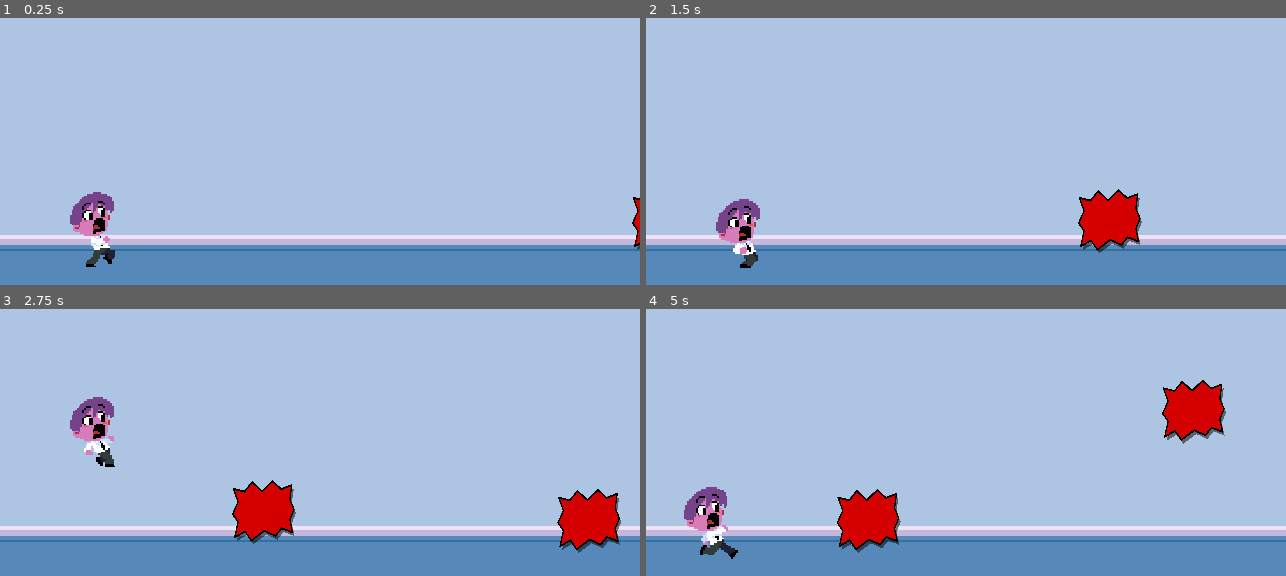
Above: before the commit, frames 1-4 (two rows, left to right).
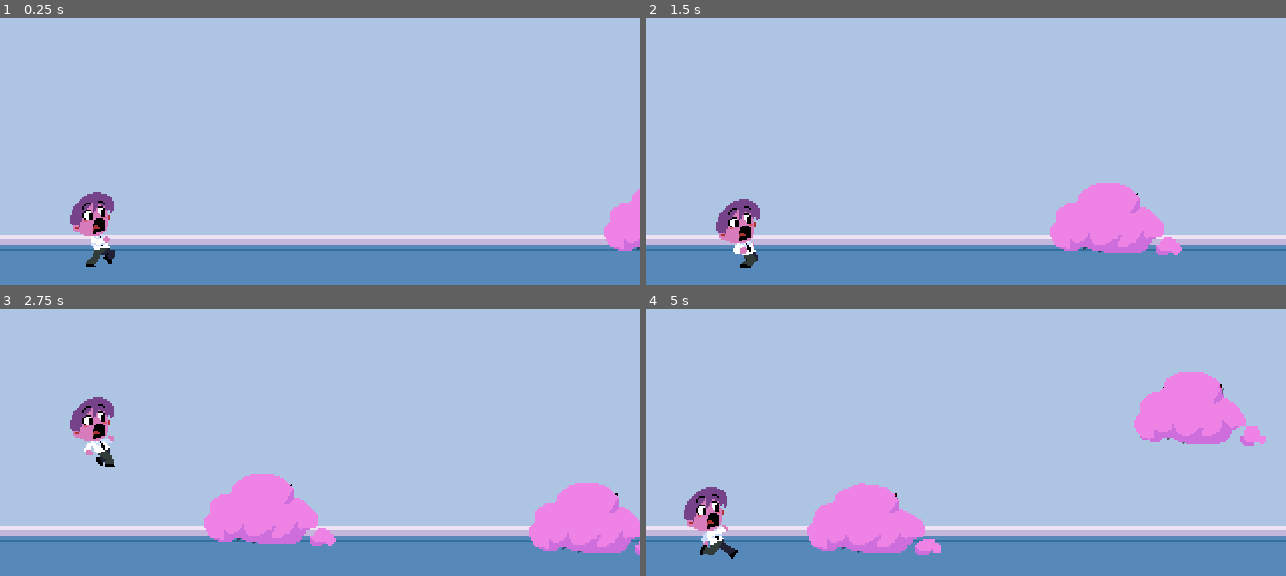
Above: after the commit, the same moments.

Repository: ArtfulJW/GGJ2024_UltimateGameJamGang
Game: Godot game, scene res://main.tscn
Same seed, same stepped clock (60 frames per second), same inputs: the game is played once before the commit and once after it.
Inputs:
- Up to frame 1 (0.25 s): no input
- Up to frame 2 (1.5 s): hold Up (ui_up) 0.53-1.28 s; hold Down (ui_down) from 1.28 s (still down)
- Up to frame 3 (2.75 s): release Down (ui_down) at 2.03 s; hold Up (ui_up) from 2.03 s (still down)
- Up to frame 4 (5 s): release Up (ui_up) at 3.53 s; hold Down (ui_down) from 3.53 s (still down)

The runs differ from the first frame. In frame 1, 0.9% of the frame differs, in the area x 94-100%, y 64-88%; in frame 2, 3.6%; in frame 3, 7.0%; in frame 4, 7.2%, in the area x 25-97%, y 23-93%.

Commit message:
Add cloud anim to thought object

Diff:
--- a/Thoughts/thought_object.gd
+++ b/Thoughts/thought_object.gd
@@ -1,6 +1,6 @@
 extends Area2D
 
-@onready var sprite_2d = $Sprite2D
+@onready var sprite_2d = $AnimatedSprite2D
 var speed = 80
 var is_collided = false
 
--- a/Thoughts/thought_object.tscn
+++ b/Thoughts/thought_object.tscn
@@ -1,14 +1,64 @@
-[gd_scene load_steps=4 format=3 uid="uid://f0l81pxaoux6"]
+[gd_scene load_steps=12 format=3 uid="uid://f0l81pxaoux6"]
 
 [ext_resource type="Script" path="res://Thoughts/thought_object.gd" id="1_4rwrn"]
 [ext_resource type="Texture2D" uid="uid://c5kgf54pxbc5s" path="res://Thoughts/temp_thought.png" id="2_2215e"]
+[ext_resource type="Texture2D" uid="uid://0ae81j5hhdsk" path="res://assets/sprites/Sprites/Cloud1Anim.png" id="3_qn8pp"]
+
+[sub_resource type="Animation" id="Animation_3mgc0"]
+resource_name = "cloud1"
+
+[sub_resource type="AnimationLibrary" id="AnimationLibrary_bgd1q"]
+_data = {
+"cloud1": SubResource("Animation_3mgc0")
+}
 
 [sub_resource type="CircleShape2D" id="CircleShape2D_2xaor"]
 radius = 16.0
 
+[sub_resource type="AtlasTexture" id="AtlasTexture_t12x8"]
+atlas = ExtResource("3_qn8pp")
+region = Rect2(0, 0, 80, 40)
+
+[sub_resource type="AtlasTexture" id="AtlasTexture_672vd"]
+atlas = ExtResource("3_qn8pp")
+region = Rect2(80, 0, 80, 40)
+
+[sub_resource type="AtlasTexture" id="AtlasTexture_gjk73"]
+atlas = ExtResource("3_qn8pp")
+region = Rect2(160, 0, 80, 40)
+
+[sub_resource type="AtlasTexture" id="AtlasTexture_gd58f"]
+atlas = ExtResource("3_qn8pp")
+region = Rect2(240, 0, 80, 40)
+
+[sub_resource type="SpriteFrames" id="SpriteFrames_epfl4"]
+animations = [{
+"frames": [{
+"duration": 1.0,
+"texture": SubResource("AtlasTexture_t12x8")
+}, {
+"duration": 1.0,
+"texture": SubResource("AtlasTexture_672vd")
+}, {
+"duration": 1.0,
+"texture": SubResource("AtlasTexture_gjk73")
+}, {
+"duration": 1.0,
+"texture": SubResource("AtlasTexture_gd58f")
+}],
+"loop": true,
+"name": &"cloud",
+"speed": 5.0
+}]
+
 [node name="ThoughtObject" type="Area2D"]
 collision_layer = 2
 script = ExtResource("1_4rwrn")
+
+[node name="AnimationPlayer" type="AnimationPlayer" parent="."]
+libraries = {
+"": SubResource("AnimationLibrary_bgd1q")
+}
 
 [node name="Sprite2D" type="Sprite2D" parent="."]
 modulate = Color(0.835294, 0, 0, 1)
@@ -20,4 +70,11 @@
 position = Vector2(16, -16)
 shape = SubResource("CircleShape2D_2xaor")
 
+[node name="AnimatedSprite2D" type="AnimatedSprite2D" parent="."]
+texture_filter = 1
+position = Vector2(16, -16)
+sprite_frames = SubResource("SpriteFrames_epfl4")
+animation = &"cloud"
+autoplay = "cloud"
+
 [connection signal="body_entered" from="." to="." method="_on_body_entered"]
--- a/player.tscn
+++ b/player.tscn
@@ -6,6 +6,14 @@
 [sub_resource type="CapsuleShape2D" id="CapsuleShape2D_b87ka"]
 radius = 8.0
 height = 32.0
+
+[sub_resource type="Animation" id="Animation_catp8"]
+resource_name = "running"
+
+[sub_resource type="AnimationLibrary" id="AnimationLibrary_ko36g"]
+_data = {
+"running": SubResource("Animation_catp8")
+}
 
 [sub_resource type="AtlasTexture" id="AtlasTexture_bhln6"]
 atlas = ExtResource("2_44taq")
@@ -71,14 +79,6 @@
 "speed": 12.0
 }]
 
-[sub_resource type="Animation" id="Animation_catp8"]
-resource_name = "running"
-
-[sub_resource type="AnimationLibrary" id="AnimationLibrary_ko36g"]
-_data = {
-"running": SubResource("Animation_catp8")
-}
-
 [node name="Player" type="CharacterBody2D"]
 collision_mask = 0
 script = ExtResource("1_gd3j7")
@@ -86,6 +86,11 @@
 [node name="CollisionShape2D" type="CollisionShape2D" parent="."]
 position = Vector2(8, -16)
 shape = SubResource("CapsuleShape2D_b87ka")
+
+[node name="AnimationPlayer" type="AnimationPlayer" parent="."]
+libraries = {
+"": SubResource("AnimationLibrary_ko36g")
+}
 
 [node name="AnimatedSprite2D" type="AnimatedSprite2D" parent="."]
 texture_filter = 1
@@ -95,11 +100,5 @@
 animation = &"running"
 autoplay = "running"
 
-[node name="AnimationPlayer" type="AnimationPlayer" parent="AnimatedSprite2D"]
-root_node = NodePath("../..")
-libraries = {
-"": SubResource("AnimationLibrary_ko36g")
-}
-
 [node name="SlideTimer" type="Timer" parent="."]
 one_shot = true
